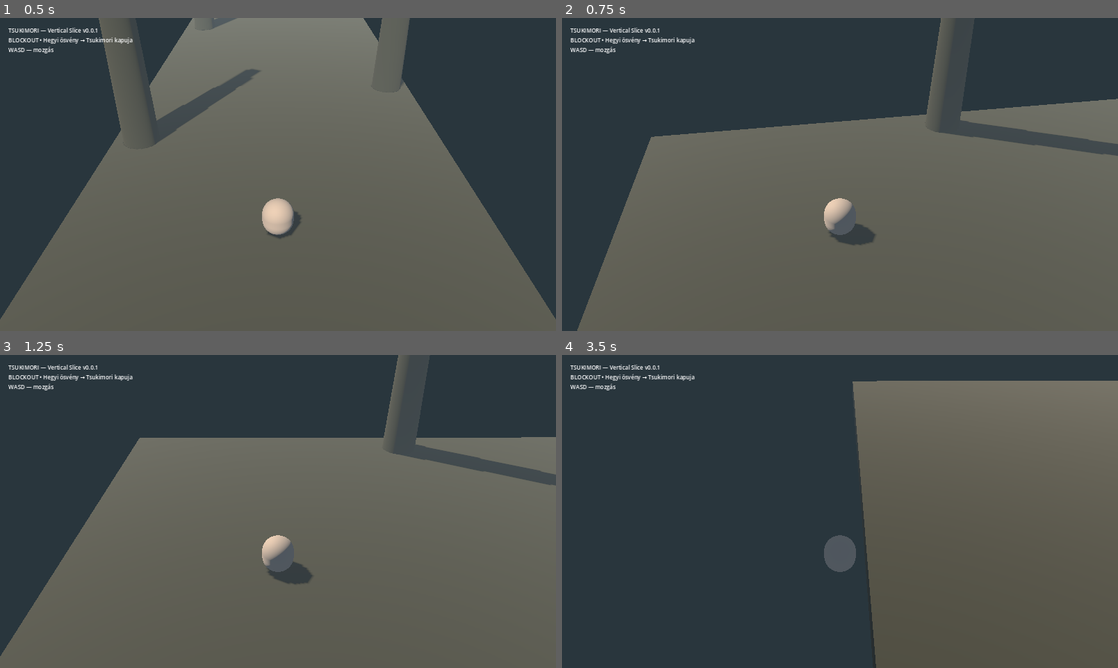
Above: before the commit, frames 1-4 (two rows, left to right).
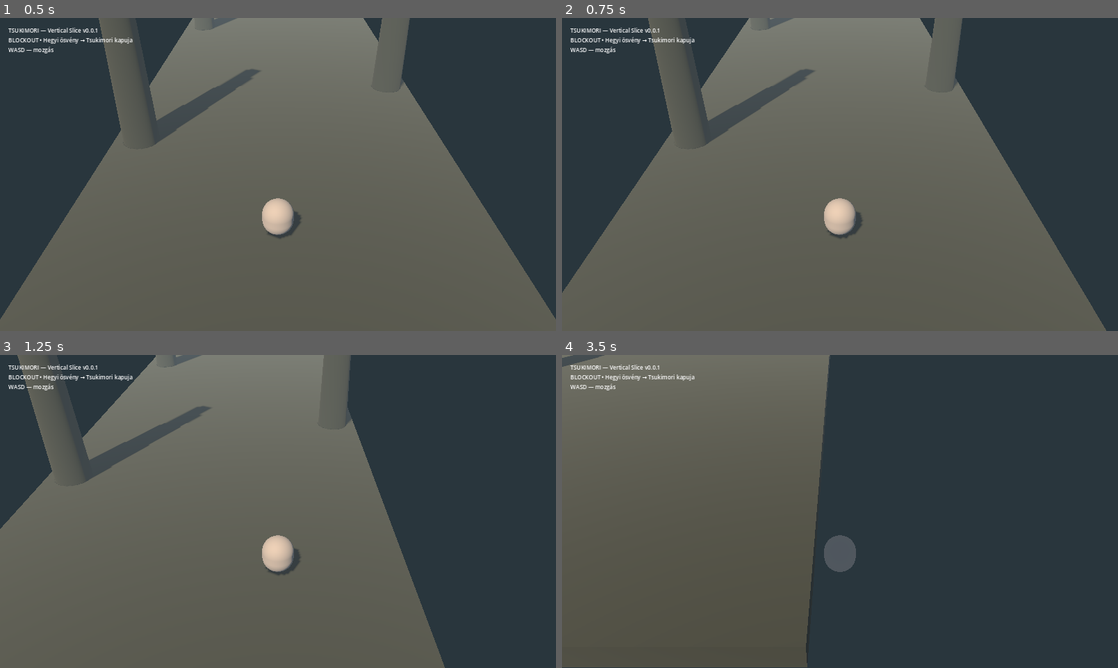
Above: after the commit, the same moments.

Repository: likop93/Tsukimori-Z-rt-Vil-g
Game: Godot game, scene res://scenes/main.tscn
Two runs of this game, one before a commit and one after it. Both use one fixed random seed, a clock stepped at 60 frames per second and the inputs below.
Inputs:
- Up to frame 1 (0.5 s): no input
- Up to frame 2 (0.75 s): tap Enter at 0.5 s; hold D from 0.53 s (still down)
- Up to frame 3 (1.25 s): keep holding D
- Up to frame 4 (3.5 s): release D at 1.28 s; hold S 1.28-2.03 s; hold D 2.03-2.78 s; hold W from 2.78 s (still down)

Frame 1 is identical in both runs. In frame 2, 28% of the frame differs, in the area x 0-100%, y 0-100%; in frame 3, 40%; in frame 4, 87%.

Commit message:
Fix fixed-angle camera by rotating only player visual

Diff:
--- a/scripts/player_controller.gd
+++ b/scripts/player_controller.gd
@@ -4,6 +4,8 @@
 @export var acceleration: float = 18.0
 @export var gravity: float = 24.0
 @export var rotation_speed: float = 10.0
+
+@onready var visual_body: MeshInstance3D = $PlaceholderBody
 
 func _ready() -> void:
     add_to_group("player")
@@ -33,6 +35,7 @@
 
     if input_axis.length() > 0.01:
         var target_angle := atan2(desired.x, desired.z)
-        rotation.y = lerp_angle(rotation.y, target_angle, rotation_speed * delta)
+        # Rotate only the visual so CameraPivot keeps a fixed world orientation.
+        visual_body.rotation.y = lerp_angle(visual_body.rotation.y, target_angle, rotation_speed * delta)
 
     move_and_slide()
